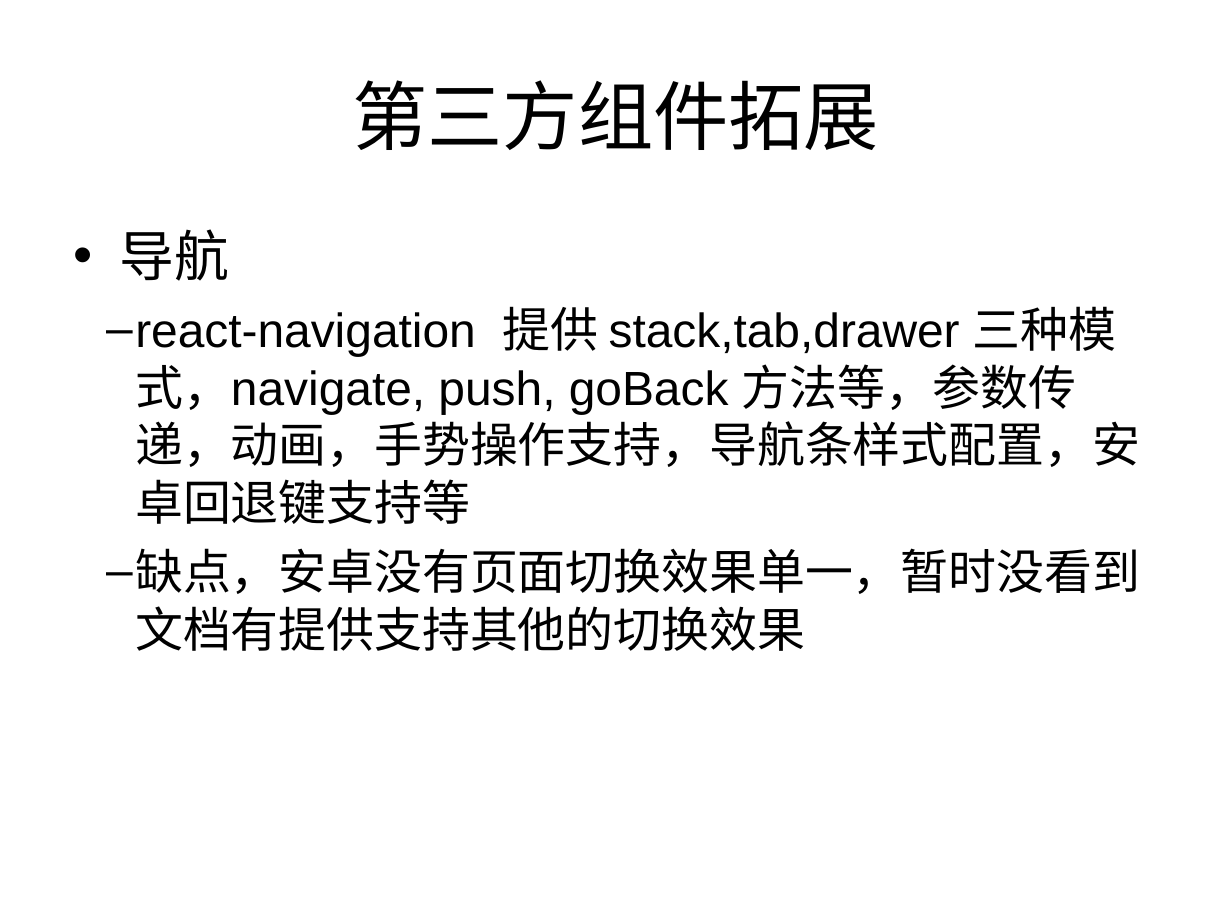
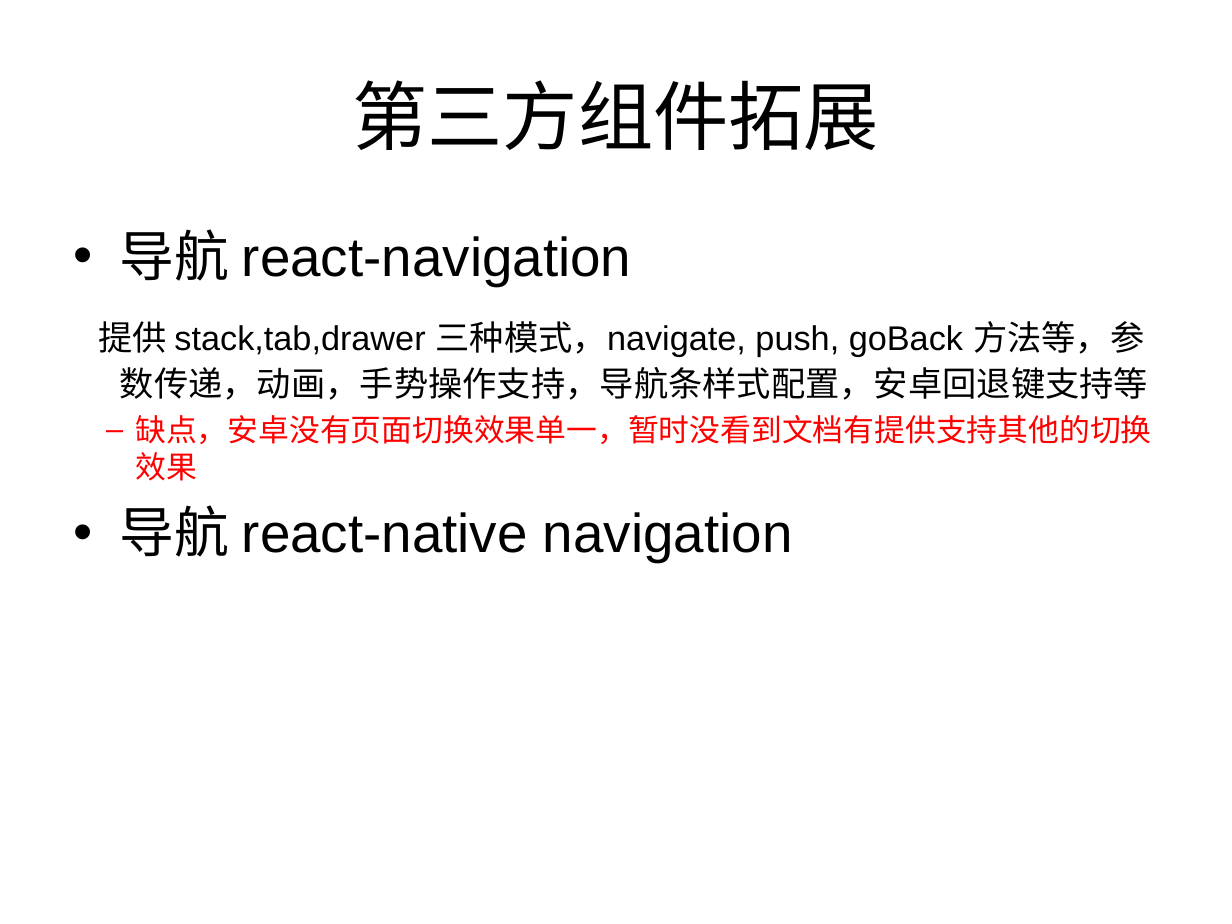
Before and after one commit to ilovezy/rnDemo, a slide deck: slide 8 of React-native 介绍.ppt. Drawn at 1232x924 pixels with LibreOffice and Linux fonts; fonts in the diff are those of the drawing. Boxes give left, top, right and bottom in pixels: in the first picture for what was removed or moved away, otherwise in the second. Text is boxed around its words. In the diff, an @@ line names an element or a change of style, - is before the commit and + after.

Commit message:
TO TEST react-native-navigation, shit fuck

```diff
--- a/React-native 介绍.ppt
+++ b/React-native 介绍.ppt
@@ text at (x1=98, y1=229, x2=1148, y2=400): text changed; size 28 to 20 pt @@
-• 导航
-  – react-navigation 提供 stack,tab,drawer 三种模式，navigate, push, goBack 方法等，参数传递，动画，手势操作支持，导航条样式配置，安卓回退键支持等
+• 导航 react-navigation
+提供 stack,tab,drawer 三种模式，navigate, push, goBack 方法等，参数传递，动画，手势操作支持，导航条样式配置，安卓回退键支持等
@@ text at (x1=135, y1=415, x2=1151, y2=481): size 28 to 18 pt, text colour #000000 to #FF0000 in "缺点，安卓没有页面切换效果单一，暂时没看到文档有提供支持其他的切换效果"; less space between paragraphs; bullet colour #000000 to #FF0000 @@
@@ text at (x1=120, y1=505, x2=793, y2=562): paragraph added @@
+• 导航 react-native navigation
```
Also in this commit, not shown: 6 other files.
